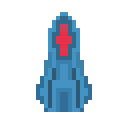
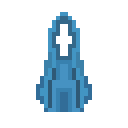
Before/after of a (128, 128) layered artwork. What changed in the layer stack:
removed layer "Layer 0 copy" over [56, 24, 72, 56]
moved "Layer 1 copy" above "Layer 1", painted on it over [56, 24, 72, 56]
showed "Layer 1", painted on it over [56, 24, 72, 56]
